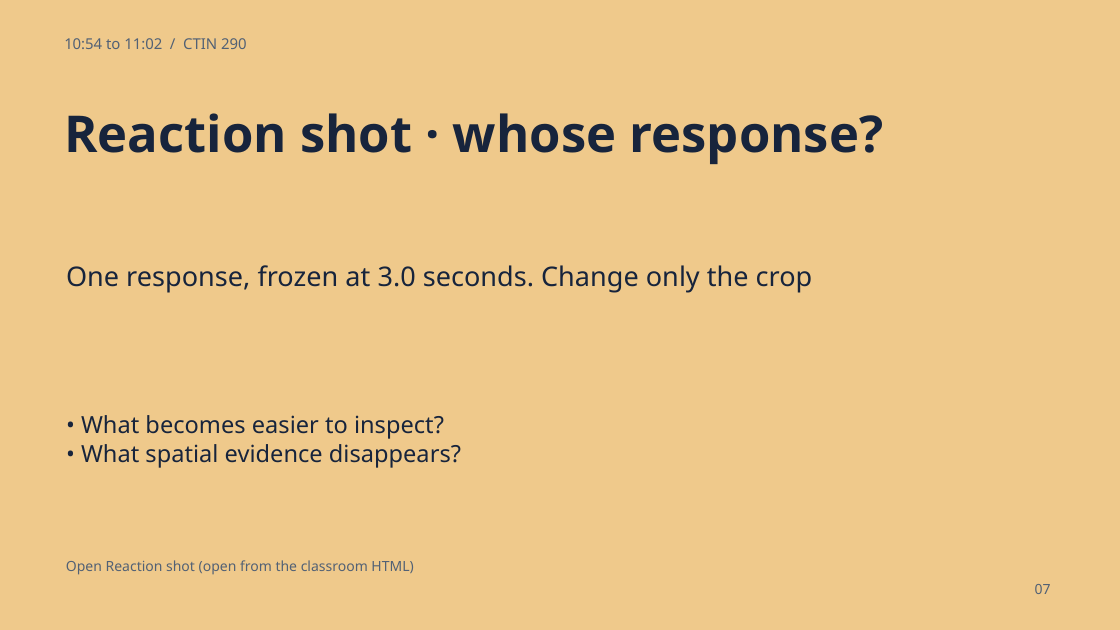
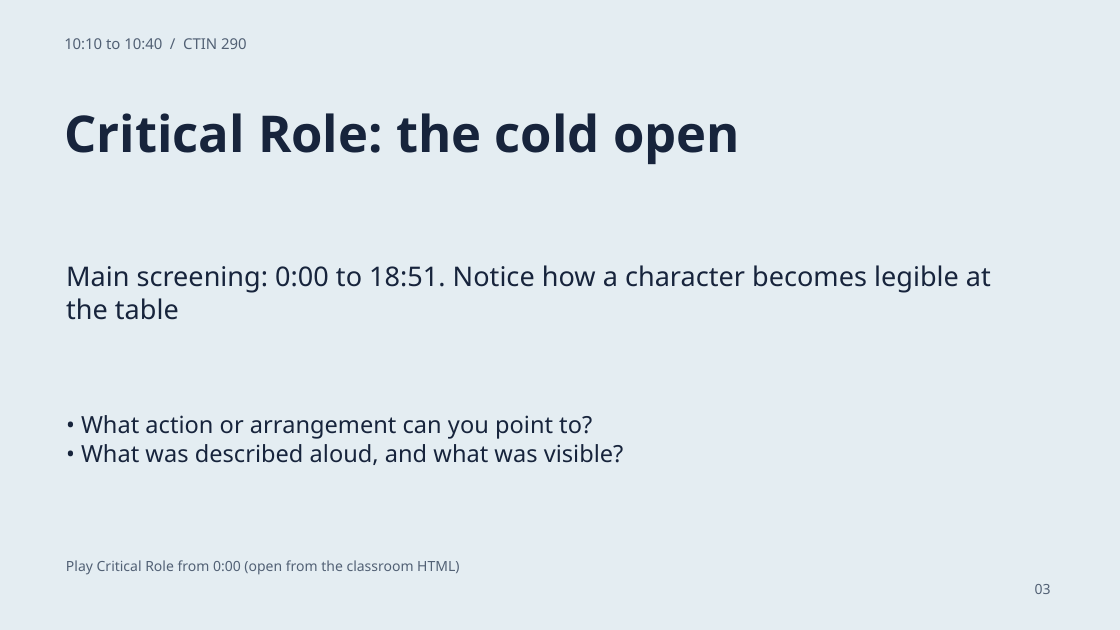
Before and after one commit to GordonUSC/the-cabinet, a slide deck: slide 3 of ctin290-september-21/CLASSROOM/CTIN-290-Classroom-Slides.pptx (slide 7 before the commit). Drawn at 1120x630 pixels with LibreOffice and Linux fonts; fonts in the diff are those of the drawing. Boxes give left, top, right and bottom in pixels: in the first picture for what was removed or moved away, otherwise in the second. Text is boxed around its words. In the diff, an @@ line names an element or a change of style, - is before the commit and + after.

Commit message:
Unify CTIN 290 packet around approved Critical Role cold open

```diff
--- a/ctin290-september-21/CLASSROOM/CTIN-290-Classroom-Slides.pptx
+++ b/ctin290-september-21/CLASSROOM/CTIN-290-Classroom-Slides.pptx
@@ background #EFC98B to #E4EDF2 @@
@@ text at [64,38,247,49]: text changed @@
-10:54 to 11:02 / CTIN 290
+10:10 to 10:40 / CTIN 290
@@ text at [64,113,740,164]: text changed @@
-Reaction shot · whose response?
+Critical Role: the cold open
@@ text at [66,265,991,320]: text changed @@
-One response, frozen at 3.0 seconds. Change only the crop
+Main screening: 0:00 to 18:51. Notice how a character becomes legible at the table
@@ text at [81,415,624,465]: text changed @@
-• What becomes easier to inspect?
-• What spatial evidence disappears?
+• What action or arrangement can you point to?
+• What was described aloud, and what was visible?
@@ text at [66,560,459,575]: text changed @@
-Open Reaction shot (open from the classroom HTML)
+Play Critical Role from 0:00 (open from the classroom HTML)
@@ text at [1035,584,1051,594]: text changed @@
-07
+03
```
Also in this commit, not shown: 11 other slides changed, 3 slides removed, 18 other files.
